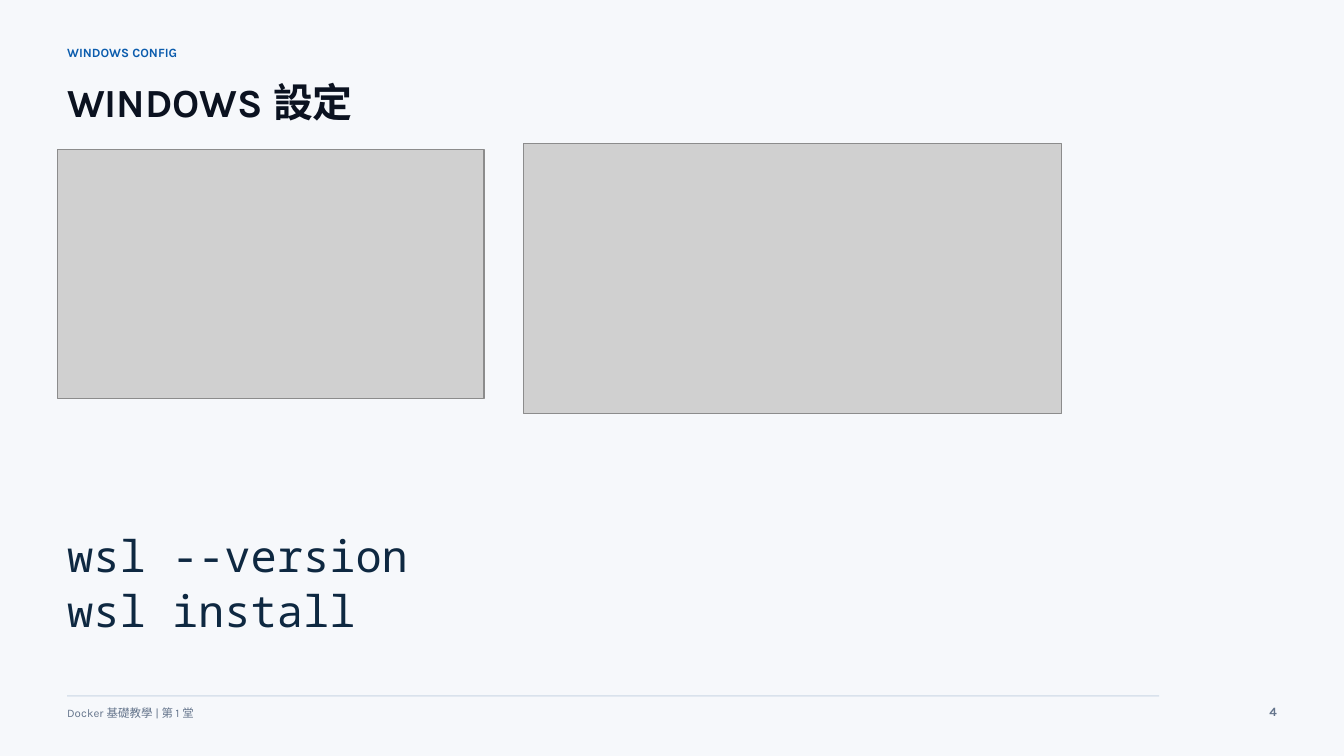
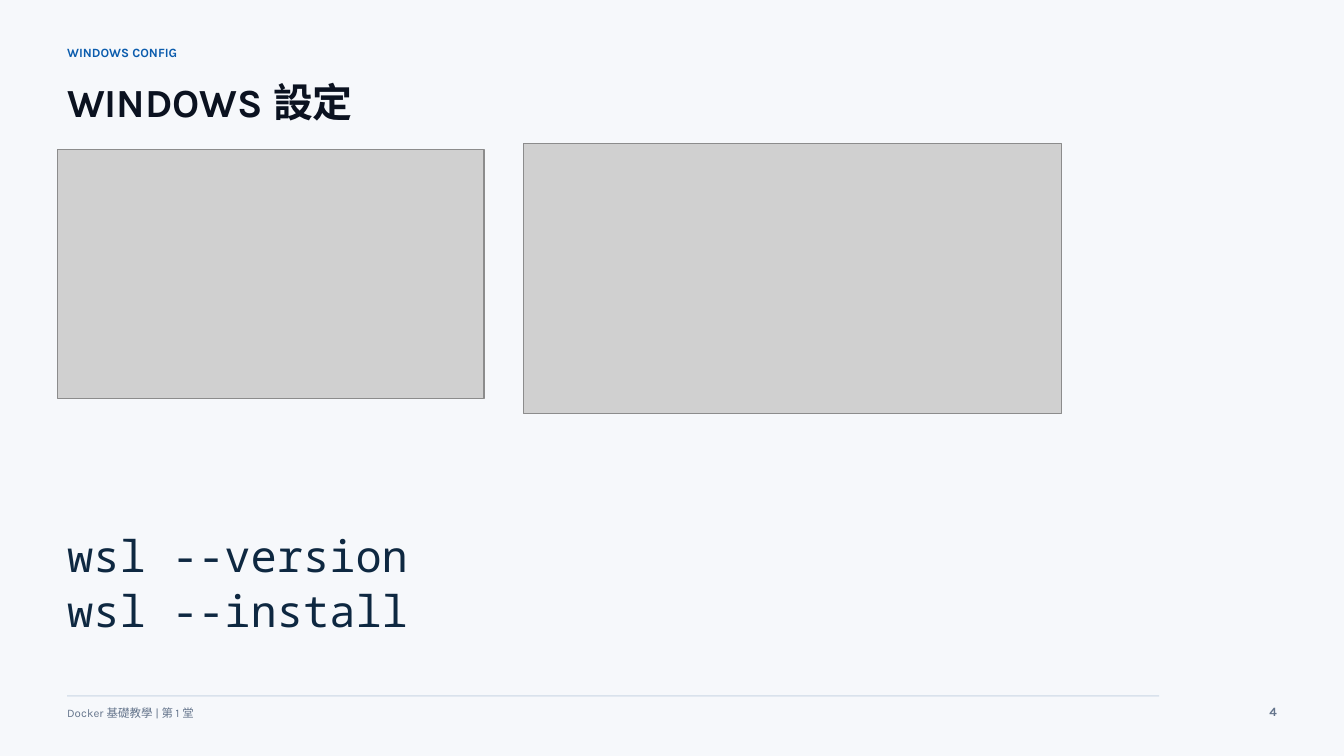
Before and after one commit to lalalalaluk/docker-practice, a slide deck: slide 4 of slides/docker-session1-basics-setup.pptx. Drawn at 1344x756 pixels with LibreOffice and Linux fonts; fonts in the diff are those of the drawing; grey boxes stand for pictures. Boxes give left, top, right and bottom in pixels: in the first picture for what was removed or moved away, otherwise in the second. Text is boxed around its words. In the diff, an @@ line names an element or a change of style, - is before the commit and + after.

```diff
--- a/slides/docker-session1-basics-setup.pptx
+++ b/slides/docker-session1-basics-setup.pptx
@@ text at box(67, 593, 408, 628): text changed @@
-wsl install
+wsl --install
```
Also in this commit, not shown: 5 other slides changed.
